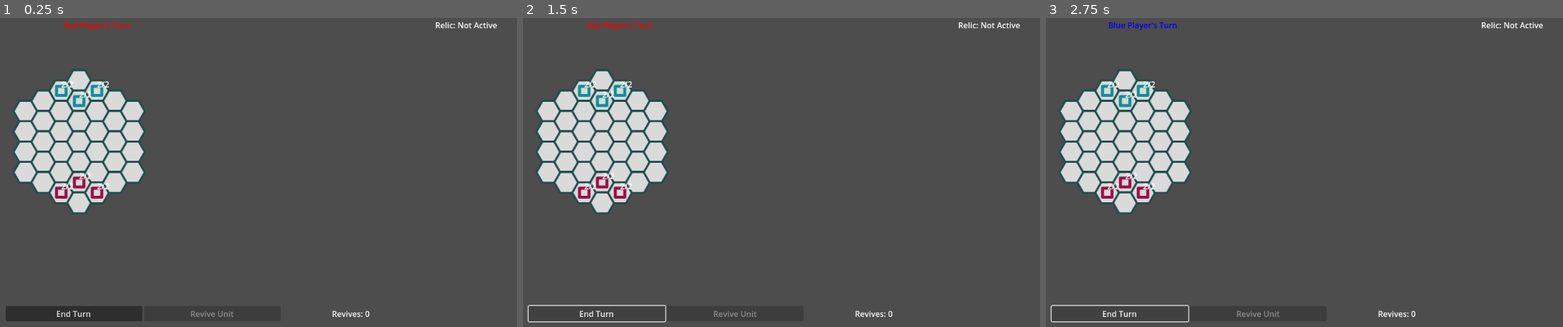
Above: before the commit, frames 1-3 (left to right).
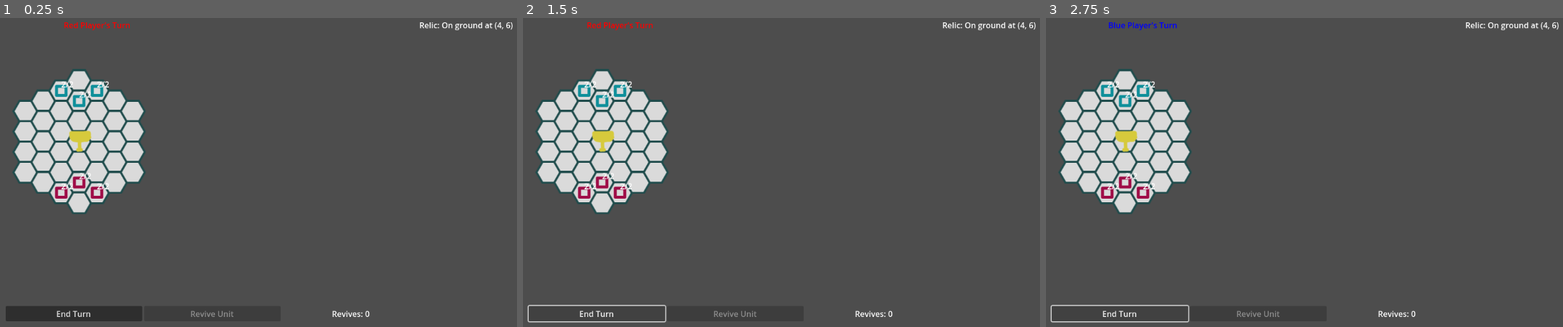
Above: after the commit, the same moments.

Repository: dokumor8/cursed_football
Game: Godot game, scene res://scenes/game/game_scene.tscn
Same seed, same stepped clock (60 frames per second), same inputs: the game is played once before the commit and once after it. The project has no main scene, so this scene is started directly.
Inputs:
- Up to frame 1 (0.25 s): no input
- Up to frame 2 (1.5 s): click "End Turn" at 0.5 s; click "End Turn" at 1.25 s
- Up to frame 3 (2.75 s): click "End Turn" at 2 s

The runs differ from the first frame. In frame 1, 0.4% of the frame differs, in the area x 13-100%, y 1-44%; in frame 2, 0.4%; in frame 3, 0.4%.

Commit message:
Add relic

Diff:
--- /dev/null
+++ b/scenes/game/relic.tscn
@@ -0,0 +1,8 @@
+[gd_scene load_steps=2 format=3 uid="uid://dgq4xtvndmp5t"]
+
+[ext_resource type="Texture2D" uid="uid://f4ka3443digw" path="res://assets/images/objects/relic.png" id="1_hxang"]
+
+[node name="Relic" type="Node2D"]
+
+[node name="Sprite2D" type="Sprite2D" parent="."]
+texture = ExtResource("1_hxang")
--- a/scripts/game/game_scene.gd
+++ b/scripts/game/game_scene.gd
@@ -6,7 +6,11 @@
 
 var UnitScene: PackedScene = preload("res://scenes/game/unit.tscn")
 var UnitSelectionScene: PackedScene = preload("res://scenes/game/unit_selection.tscn")
+var RelicScene: PackedScene = preload("res://scenes/game/relic.tscn")
 var unit_selection: UnitSelection
+var relic_instance: Node2D
+var relic_position: Vector2i = Vector2i(4, 6)  # Center of map
+var relic_holder: Unit = null  # Which unit is holding the relic
 
 
 var start_locations_1 = [Vector2i(3, 8), Vector2i(4, 8), Vector2i(5, 8)]
@@ -48,6 +52,9 @@
     for location in start_locations_2:
         _spawn_unit_at_tile(UnitScene, location, 2)
 
+    # Spawn relic at center of map
+    _spawn_relic_at_tile(relic_position)
+
     # Initialize UI
     _update_turn_indicator()
     _update_relic_status()
@@ -72,6 +79,7 @@
     var unit = spawning_scene.instantiate()
     unit.conflict_side = side
     add_child(unit)
+    unit.add_to_group("units")  # Add to units group for easy finding
     unit.grid_position = grid_pos
     obstacles[grid_pos] = true
 
@@ -80,6 +88,61 @@
     unit.global_position = global_pos
 
 
+func _spawn_relic_at_tile(grid_pos: Vector2i):
+    relic_instance = RelicScene.instantiate()
+    add_child(relic_instance)
+    relic_position = grid_pos
+
+    var local_pos = terrain_layer.map_to_local(grid_pos)
+    var global_pos = terrain_layer.to_global(local_pos)
+    relic_instance.global_position = global_pos
+
+
+func _pickup_relic(unit: Unit) -> void:
+    # Unit picks up the relic
+    unit.become_relic_holder()
+    relic_holder = unit
+
+    # Hide the relic sprite
+    if relic_instance:
+        relic_instance.queue_free()
+        relic_instance = null
+
+    # Update relic status UI
+    _update_relic_status()
+
+    # Apply attack penalty (like attacking)
+    unit.has_attacked_this_turn = true
+    unit.movement_left = 0
+    print("Relic picked up by unit at", unit.grid_position)
+
+
+func _steal_relic(new_holder: Unit, previous_holder: Unit) -> void:
+    # Safety checks
+    if new_holder == null:
+        print("ERROR: new_holder is null in _steal_relic!")
+        return
+
+    if previous_holder == null:
+        print("ERROR: previous_holder is null in _steal_relic!")
+        return
+
+    if new_holder == previous_holder:
+        print("ERROR: new_holder == previous_holder in _steal_relic!")
+        return
+
+    # Previous holder drops the relic
+    previous_holder.drop_relic()
+
+    # New holder takes the relic
+    new_holder.transfer_relic_from(previous_holder)
+    relic_holder = new_holder
+
+    # Update relic status UI
+    _update_relic_status()
+    print("Relic stolen by unit at", new_holder.grid_position)
+
+
 func select_tile(coords: Vector2i) -> void:
     selected_tile = coords
 
@@ -87,7 +150,16 @@
     if selected_unit:
         var unit_coords = selected_unit.grid_position
 
-        # First check if clicking on an enemy unit for attack
+        # First check if clicking on the relic for pickup
+        if coords == relic_position and relic_holder == null and _are_tiles_adjacent(unit_coords, coords):
+            # Pick up the relic
+            print("Picking up relic at", coords)
+            _pickup_relic(selected_unit)
+            clear_selection()
+            clear_walkable_highlight()
+            return
+
+        # Then check if clicking on an enemy unit for attack
         var enemy_unit_at_tile: Unit = null
         for unit: Unit in get_tree().get_nodes_in_group("units"):
             if unit.grid_position == coords and unit.conflict_side != current_player:
@@ -98,10 +170,20 @@
             # Attack the enemy unit
             print("Attacking enemy unit at", coords)
             selected_unit.attack(enemy_unit_at_tile)
+
+            # Save reference to attacker before clearing selection
+            var attacker: Unit = selected_unit
+
             clear_selection()
             clear_walkable_highlight()
+
             # Check if enemy unit died
             if enemy_unit_at_tile.is_dead():
+                # Check if the dead unit was holding the relic
+                if relic_holder == enemy_unit_at_tile:
+                    # Steal the relic - attacker becomes new relic holder
+                    _steal_relic(attacker, enemy_unit_at_tile)
+
                 _handle_unit_death(enemy_unit_at_tile)
         else:
             # Try to move the unit
@@ -228,11 +310,16 @@
 
 
 func _switch_player_turn() -> void:
+
     # Switch to the other player
     if current_player == 1:
         current_player = 2
         print("Now it's Blue player's turn")
     else:
+        # Increment relic timer for relic holder (if any, once per round)
+        if relic_holder:
+            relic_holder.increment_relic_timer()
+            print("Relic timer incremented to:", relic_holder.relic_timer)
         current_player = 1
         print("Now it's Red player's turn")
 
@@ -241,6 +328,7 @@
 
     # Update the UI
     _update_turn_indicator()
+    _update_relic_status()
 
 
 func _reset_player_unit_movements() -> void:
@@ -257,7 +345,7 @@
 
 
 func _highlight_attackable_enemies(attacking_unit: Unit) -> void:
-    # Highlight enemy units that can be attacked by the selected unit
+    # Highlight enemy units that can be attacked by the selected unit AND relic if it can be picked up
     var attacker_coords = attacking_unit.grid_position
 
     # Get all adjacent tiles
@@ -273,6 +361,11 @@
                 highlight_layer.set_cell(tile, 0, Vector2i(0, 0))
                 break
 
+        # Also check if tile contains the relic (and relic is not held by anyone)
+        if tile == relic_position and relic_holder == null:
+            # This is a pickupable relic
+            highlight_layer.set_cell(tile, 0, Vector2i(0, 0))
+
 
 func _update_turn_indicator() -> void:
     # Update the turn indicator label based on current player
@@ -285,9 +378,13 @@
 
 
 func _update_relic_status() -> void:
-    # Placeholder for relic status updates
-    # This will be implemented when relic mechanics are added
-    relic_status.text = "Relic: Not Active"
+    if relic_holder:
+        var player_name = "Red" if relic_holder.conflict_side == 1 else "Blue"
+        relic_status.text = "Relic: Held by " + player_name + " (Timer: " + str(relic_holder.relic_timer) + ")"
+        relic_status.add_theme_color_override("font_color", Color.RED if relic_holder.conflict_side == 1 else Color.BLUE)
+    else:
+        relic_status.text = "Relic: On ground at " + str(relic_position)
+        relic_status.add_theme_color_override("font_color", Color.WHITE)
 
 
 func _handle_unit_death(unit: Unit) -> void:
--- a/scripts/game/unit.gd
+++ b/scripts/game/unit.gd
@@ -10,6 +10,10 @@
 var current_hp: int = 2
 @export var attack_power: int = 1  # Damage dealt per attack
 var has_attacked_this_turn: bool = false
+
+# Relic stats
+var is_relic_holder: bool = false
+var relic_timer: int = 0  # How many turns unit has held the relic
 
 @onready var sprite: Sprite2D = $Sprite2D
 @onready var hp_label: Label
@@ -32,7 +36,9 @@
 
 # Reset movement and attack status at start of player's turn
 func reset_turn() -> void:
-    movement_left = speed
+    if not is_relic_holder:
+        movement_left = speed
+    # Relic holders get their movement from _apply_relic_effects()
     has_attacked_this_turn = false
 
 # Take damage from an attack
@@ -50,12 +56,94 @@
 
 # Attack another unit
 func attack(target: Unit) -> void:
-    if not has_attacked_this_turn:
+    if not has_attacked_this_turn and attack_power > 0:
         target.take_damage(attack_power)
         has_attacked_this_turn = true
         # After attacking, movement left drops to zero
         movement_left = 0
         print("Unit attacked. Can't move anymore this turn.")
+    elif attack_power <= 0:
+        print("Unit cannot attack (attack power is 0)")
+
+# Become a relic holder
+func become_relic_holder() -> void:
+    is_relic_holder = true
+    relic_timer = 0
+    _update_relic_sprite()
+    _apply_relic_effects()
+    print("Unit became relic holder")
+
+# Update sprite based on relic holder status
+func _update_relic_sprite() -> void:
+    if is_relic_holder:
+        if conflict_side == 1:
+            sprite.texture = preload("res://assets/images/objects/relic_holder_red.png")
+        else:
+            sprite.texture = preload("res://assets/images/objects/relic_holder_blue.png")
+    else:
+        if conflict_side == 1:
+            sprite.texture = preload("res://assets/images/objects/unit_red.png")
+        else:
+            sprite.texture = preload("res://assets/images/objects/unit_blue.png")
+
+# Apply relic effects based on timer
+func _apply_relic_effects() -> void:
+    if not is_relic_holder:
+        return
+
+    # According to PROJECT.md relic progression:
+    # Turn 1: 0 speed, 0 damage (stunned)
+    # Turn 2: 1 speed, 0 damage (slowed, can't attack)
+    # Turn 3: 2 speed, 1 damage (normal)
+    # Turn 4: 3 speed, 1 damage (speed boost)
+    # Turn 5: 4 speed, 1 damage (maximum speed)
+    # Turn 6+: 4 speed, 2 damage (maximum speed, one-shot attack)
+
+    match relic_timer:
+        0:  # Just picked up - stunned
+            movement_left = 0
+            attack_power = 0
+        1:  # Turn 2 - slowed, can't attack
+            movement_left = 1
+            attack_power = 0
+        2:  # Turn 3 - normal
+            movement_left = 2
+            attack_power = 1
+        3:  # Turn 4 - speed boost
+            movement_left = 3
+            attack_power = 1
+        4:  # Turn 5 - maximum speed
+            movement_left = 4
+            attack_power = 1
+        _:  # Turn 6+ - maximum speed, one-shot attack
+            movement_left = 4
+            attack_power = 2
+
+    print("Relic holder effects: speed=", movement_left, ", attack=", attack_power)
+
+# Increment relic timer (called at end of each turn)
+func increment_relic_timer() -> void:
+    if is_relic_holder:
+        relic_timer += 1
+        _apply_relic_effects()
+
+# Transfer relic from another unit (for stealing)
+func transfer_relic_from(previous_holder: Unit) -> void:
+    is_relic_holder = true
+    relic_timer = previous_holder.relic_timer  # Keep the same timer
+    _update_relic_sprite()
+    _apply_relic_effects()
+    print("Relic transferred to unit. Timer:", relic_timer)
+
+# Drop relic (when unit dies or otherwise loses relic)
+func drop_relic() -> void:
+    is_relic_holder = false
+    relic_timer = 0
+    _update_relic_sprite()
+    # Reset to normal stats
+    movement_left = speed
+    attack_power = 1
+    print("Unit dropped relic")
 
 
 func _create_hp_label() -> void:
Binary file added: assets/images/objects/relic.png
Not shown, added: assets/images/objects/relic.png.import
Binary file added: assets/images/objects/relic_holder_blue.png
Not shown, added: assets/images/objects/relic_holder_blue.png.import
Binary file added: assets/images/objects/relic_holder_red.png
Not shown, added: assets/images/objects/relic_holder_red.png.import
Not shown, added: assets/images/objects/relic.png~
